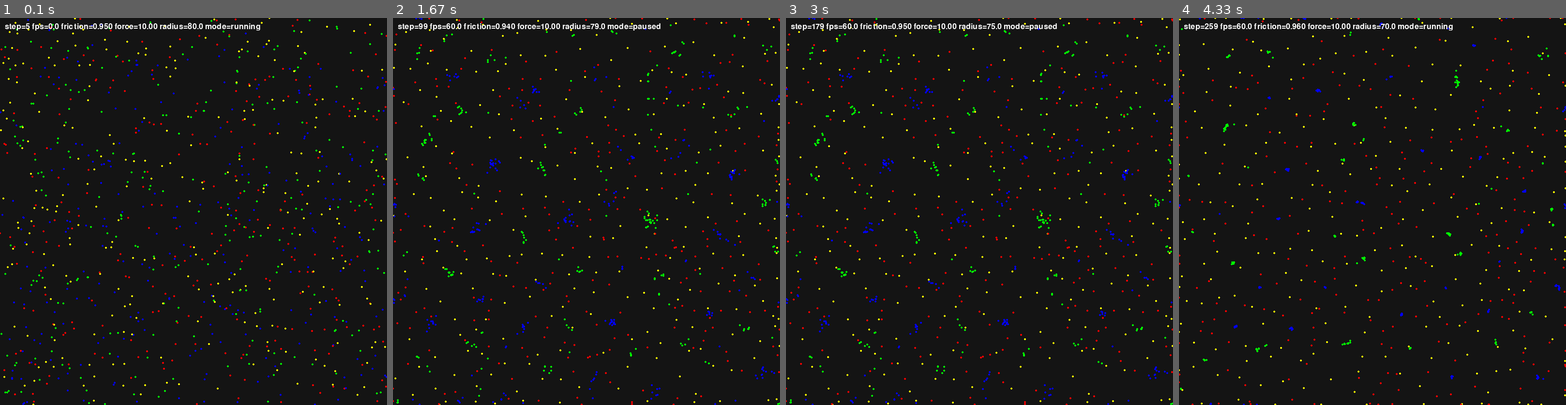
Above: before the commit, frames 1-4 (left to right).
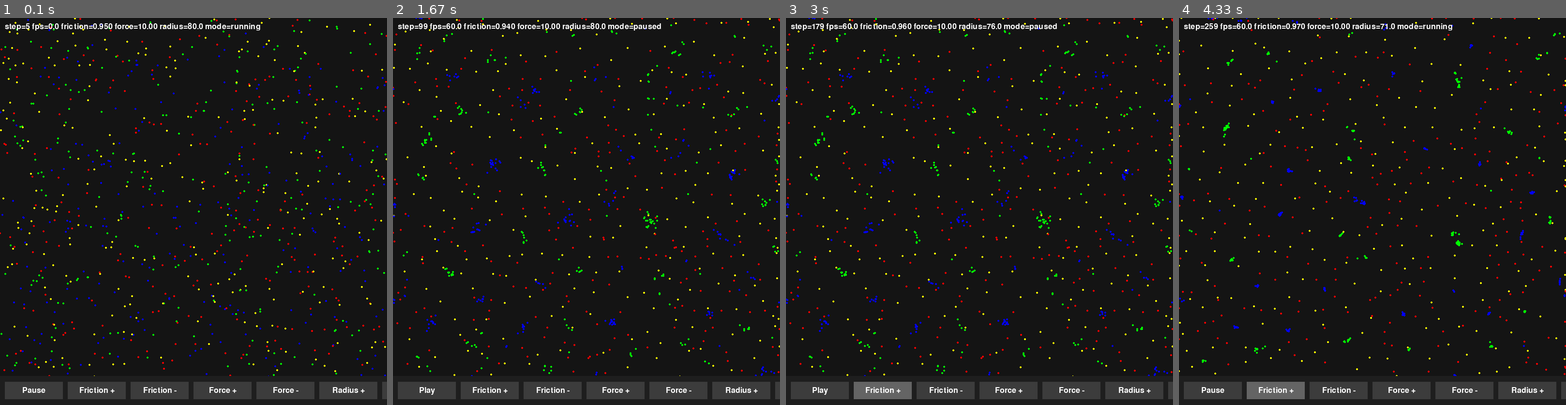
Above: after the commit, the same moments.

Repository: 41yannik/Data-Science-Projekt-Particles
Game: pygame game, started from particle_life/viewer.py
The game is run twice, just before and just after one commit, with the same random seed, the same clock (stepped at 60 frames per second) and the same inputs.
Inputs (mouse positions are in pixels of both pictures, inside the frame that each line leads up to):
- Up to frame 1 (0.1 s): no input
- Up to frame 2 (1.67 s): press the mouse at (741, 389) at 0.37 s; move the mouse to (706, 242) at 0.47 s; release the mouse at (671, 91) at 0.6 s; tap Space at 0.67 s; tap Z at 1 s; tap G at 1.33 s
- Up to frame 3 (3 s): click (882, 389) at 1.72 s, where only the run after the commit has a clickable "Friction +"; tap Z at 2.07, 2.37, 2.57, 2.87 s; tap F at 2.15 s
- Up to frame 4 (4.33 s): tap Z at 3.07, 3.37, 3.57, 3.87, 4.13 s; tap Space at 3.15 s; tap F at 3.65 s

The runs differ from the first frame. In frame 1, 4.2% of the frame differs, in the area x 0-100%, y 92-100%; in frame 2, 4.7%; in frame 3, 4.6%; in frame 4, 6.7%, in the area x 0-100%, y 0-100%.

Commit message:
Add on-screen UI buttons for viewer (Issue #29)

Diff:
--- a/particle_life/viewer.py
+++ b/particle_life/viewer.py
@@ -1,10 +1,49 @@
 import sys
+from typing import Callable, Optional
 
 import numpy as np
 import pygame
 
 import particle_life.config as config
 from particle_life.simulation import ParticleSystem
+
+
+class Button:
+    def __init__(
+        self,
+        rect: pygame.Rect,
+        text: str,
+        font: pygame.font.Font,
+        callback: Callable[[], None],
+        base_color: tuple[int, int, int],
+        hover_color: tuple[int, int, int],
+        text_color: tuple[int, int, int],
+        dynamic_text: Optional[Callable[[], str]] = None,
+    ) -> None:
+        self.rect = rect
+        self.text = text
+        self.font = font
+        self.callback = callback
+        self.base_color = base_color
+        self.hover_color = hover_color
+        self.text_color = text_color
+        self.hovered = False
+        self.dynamic_text = dynamic_text
+
+    def handle_event(self, event: pygame.event.Event) -> None:
+        if event.type == pygame.MOUSEMOTION:
+            self.hovered = self.rect.collidepoint(event.pos)
+        elif event.type == pygame.MOUSEBUTTONDOWN:
+            if event.button == 1 and self.rect.collidepoint(event.pos):
+                self.callback()
+
+    def draw(self, surface: pygame.Surface) -> None:
+        color = self.hover_color if self.hovered else self.base_color
+        pygame.draw.rect(surface, color, self.rect)
+        label = self.dynamic_text() if self.dynamic_text is not None else self.text
+        text_surface = self.font.render(label, True, self.text_color)
+        text_rect = text_surface.get_rect(center=self.rect.center)
+        surface.blit(text_surface, text_rect)
 
 
 def run() -> None:
@@ -24,6 +63,130 @@
     running = True
     paused = False
     step = 0
+
+    def toggle_pause() -> None:
+        nonlocal paused
+        paused = not paused
+
+    def increase_friction() -> None:
+        sim.friction = float(min(max(sim.friction + 0.01, 0.0), 1.0))
+
+    def decrease_friction() -> None:
+        sim.friction = float(min(max(sim.friction - 0.01, 0.0), 1.0))
+
+    def increase_force() -> None:
+        config.FORCE_FACTOR = float(max(config.FORCE_FACTOR * 1.1, 0.0))
+
+    def decrease_force() -> None:
+        config.FORCE_FACTOR = float(max(config.FORCE_FACTOR * 0.9, 0.0))
+
+    def increase_radius() -> None:
+        config.MAX_RADIUS = float(max(config.MAX_RADIUS + 1.0, 0.0))
+
+    def decrease_radius() -> None:
+        config.MAX_RADIUS = float(max(config.MAX_RADIUS - 1.0, 0.0))
+
+    panel_height = 60
+    panel_y = config.WINDOW_HEIGHT - panel_height
+    button_width = 120
+    button_height = 36
+    button_margin = 10
+    base_color = (60, 60, 60)
+    hover_color = (100, 100, 100)
+    text_color = (255, 255, 255)
+
+    buttons: list[Button] = []
+    x = 10
+
+    pause_button = Button(
+        pygame.Rect(x, panel_y + 12, button_width, button_height),
+        "Pause",
+        font,
+        toggle_pause,
+        base_color,
+        hover_color,
+        text_color,
+        dynamic_text=lambda: "Play" if paused else "Pause",
+    )
+    buttons.append(pause_button)
+    x += button_width + button_margin
+
+    buttons.append(
+        Button(
+            pygame.Rect(x, panel_y + 12, button_width, button_height),
+            "Friction +",
+            font,
+            increase_friction,
+            base_color,
+            hover_color,
+            text_color,
+        )
+    )
+    x += button_width + button_margin
+
+    buttons.append(
+        Button(
+            pygame.Rect(x, panel_y + 12, button_width, button_height),
+            "Friction -",
+            font,
+            decrease_friction,
+            base_color,
+            hover_color,
+            text_color,
+        )
+    )
+    x += button_width + button_margin
+
+    buttons.append(
+        Button(
+            pygame.Rect(x, panel_y + 12, button_width, button_height),
+            "Force +",
+            font,
+            increase_force,
+            base_color,
+            hover_color,
+            text_color,
+        )
+    )
+    x += button_width + button_margin
+
+    buttons.append(
+        Button(
+            pygame.Rect(x, panel_y + 12, button_width, button_height),
+            "Force -",
+            font,
+            decrease_force,
+            base_color,
+            hover_color,
+            text_color,
+        )
+    )
+    x += button_width + button_margin
+
+    buttons.append(
+        Button(
+            pygame.Rect(x, panel_y + 12, button_width, button_height),
+            "Radius +",
+            font,
+            increase_radius,
+            base_color,
+            hover_color,
+            text_color,
+        )
+    )
+    x += button_width + button_margin
+
+    buttons.append(
+        Button(
+            pygame.Rect(x, panel_y + 12, button_width, button_height),
+            "Radius -",
+            font,
+            decrease_radius,
+            base_color,
+            hover_color,
+            text_color,
+        )
+    )
 
     while running:
         for event in pygame.event.get():
@@ -33,19 +196,22 @@
                 if event.key == pygame.K_ESCAPE:
                     running = False
                 elif event.key == pygame.K_SPACE:
-                    paused = not paused
+                    toggle_pause()
                 elif event.key == pygame.K_f:
-                    sim.friction = float(min(max(sim.friction + 0.01, 0.0), 1.0))
+                    increase_friction()
                 elif event.key == pygame.K_g:
-                    sim.friction = float(min(max(sim.friction - 0.01, 0.0), 1.0))
+                    decrease_friction()
                 elif event.key == pygame.K_r:
-                    config.FORCE_FACTOR = float(max(config.FORCE_FACTOR * 1.1, 0.0))
+                    increase_force()
                 elif event.key == pygame.K_e:
-                    config.FORCE_FACTOR = float(max(config.FORCE_FACTOR * 0.9, 0.0))
+                    decrease_force()
                 elif event.key == pygame.K_t:
-                    config.MAX_RADIUS = float(max(config.MAX_RADIUS + 1.0, 0.0))
+                    increase_radius()
                 elif event.key == pygame.K_z:
-                    config.MAX_RADIUS = float(max(config.MAX_RADIUS - 1.0, 0.0))
+                    decrease_radius()
+
+            for button in buttons:
+                button.handle_event(event)
 
         if not paused:
             sim.update(config.DT)
@@ -56,12 +222,12 @@
 
         radius = 2
         for i in range(len(positions)):
-            x = int(positions[i, 0])
-            y = int(positions[i, 1])
+            x_pos = int(positions[i, 0])
+            y_pos = int(positions[i, 1])
             t = int(types[i])
             color_index = t % len(config.COLOR_PALETTE)
             color = config.COLOR_PALETTE[color_index]
-            pygame.draw.circle(screen, color, (x, y), radius)
+            pygame.draw.circle(screen, color, (x_pos, y_pos), radius)
 
         fps = clock.get_fps()
         mode_text = "paused" if paused else "running"
@@ -75,6 +241,19 @@
         text_surface = font.render(info, True, (255, 255, 255))
         screen.blit(text_surface, (10, 10))
 
+        pygame.draw.rect(
+            screen,
+            (30, 30, 30),
+            pygame.Rect(
+                0,
+                panel_y,
+                config.WINDOW_WIDTH,
+                panel_height,
+            ),
+        )
+        for button in buttons:
+            button.draw(screen)
+
         pygame.display.flip()
         clock.tick(60)
         step += 1
